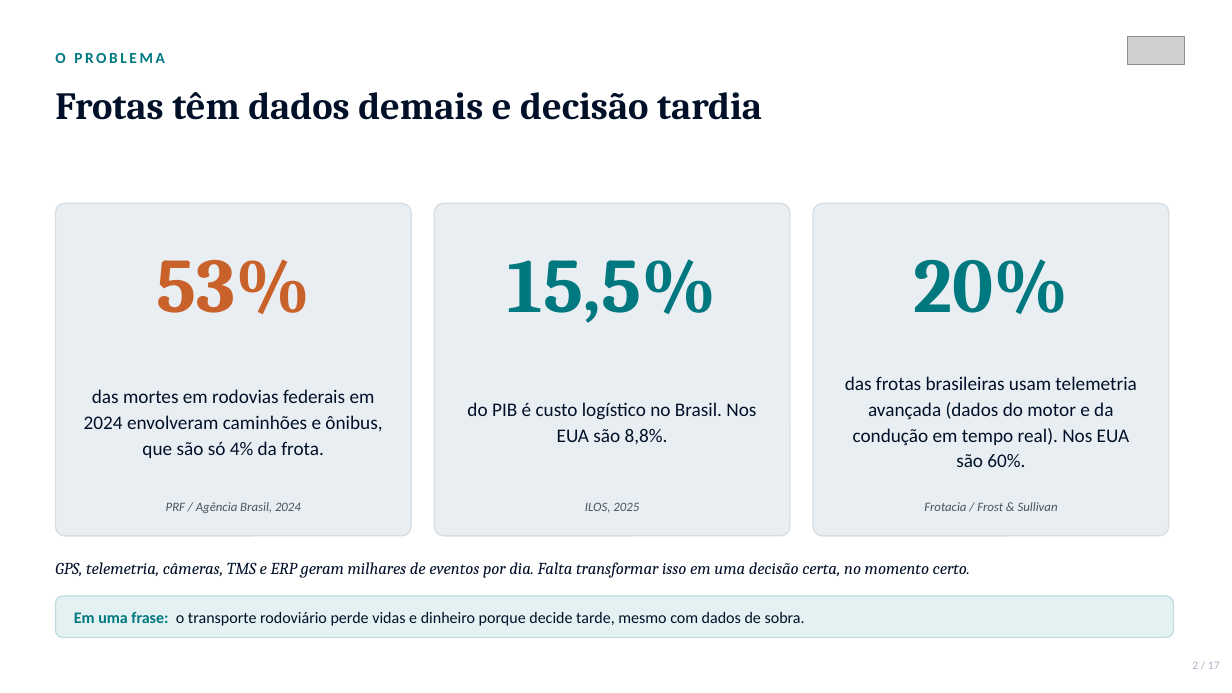
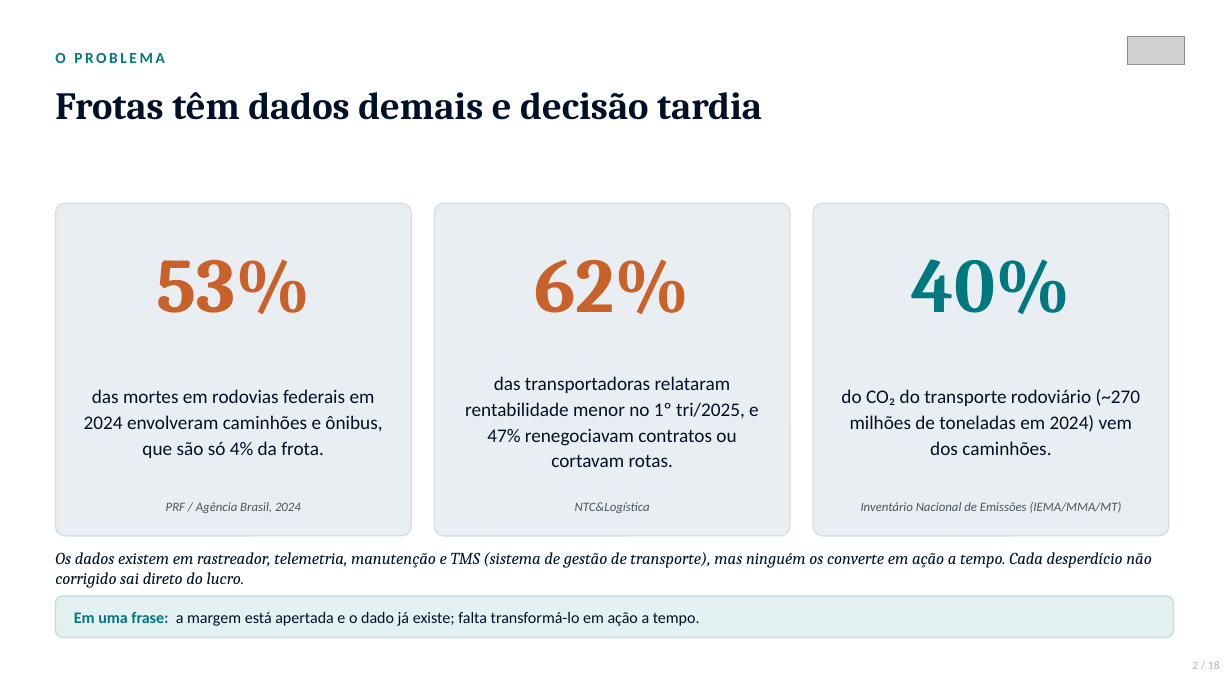
Before and after one commit to phdandrade-pixel/fleetmind-ai, a slide deck: slide 2 of pitch/FleetMind_AI_Apresentacao_Executiva.pptx. Drawn at 1232x693 pixels with LibreOffice and Linux fonts; fonts in the diff are those of the drawing; grey boxes stand for pictures. Boxes give left, top, right and bottom in pixels: in the first picture for what was removed or moved away, otherwise in the second. Text is boxed around its words. In the diff, an @@ line names an element or a change of style, - is before the commit and + after.

```diff
--- a/pitch/FleetMind_AI_Apresentacao_Executiva.pptx
+++ b/pitch/FleetMind_AI_Apresentacao_Executiva.pptx
@@ text at bbox=[534, 259, 690, 314]: text changed; text colour #007880 to #C9622A @@
-15,5%
+62%
@@ text at bbox=[912, 259, 1071, 314]: text changed @@
-20%
+40%
@@ text at bbox=[465, 376, 759, 467]: text changed @@
-do PIB é custo logístico no Brasil. Nos EUA são 8,8%.
+das transportadoras relataram rentabilidade menor no 1º tri/2025, e 47% renegociavam contratos ou cortavam rotas.
@@ text at bbox=[841, 389, 1141, 455]: text changed @@
-das frotas brasileiras usam telemetria avançada (dados do motor e da condução em tempo real). Nos EUA são 60%.
+do CO₂ do transporte rodoviário (~270 milhões de toneladas em 2024) vem dos caminhões.
@@ text at bbox=[575, 502, 650, 513]: text changed @@
-ILOS, 2025
+NTC&Logística
@@ text at bbox=[861, 502, 1122, 513]: text changed @@
-Frotacia / Frost & Sullivan
+Inventário Nacional de Emissões (IEMA/MMA/MT)
@@ text at bbox=[55, 552, 1151, 588]: text changed @@
-GPS, telemetria, câmeras, TMS e ERP geram milhares de eventos por dia. Falta transformar isso em uma decisão certa, no momento certo.
+Os dados existem em rastreador, telemetria, manutenção e TMS (sistema de gestão de transporte), mas ninguém os converte em ação a tempo. Cada desperdício não corrigido sai direto do lucro.
@@ text at bbox=[74, 612, 700, 626]: text changed @@
-Em uma frase: o transporte rodoviário perde vidas e dinheiro porque decide tarde, mesmo com dados de sobra.
+Em uma frase: a margem está apertada e o dado já existe; falta transformá-lo em ação a tempo.
@@ text at bbox=[1192, 661, 1220, 669]: text changed @@
-2 / 17
+2 / 18
```
Also in this commit, not shown: 14 other slides changed, 3 slides added, 2 slides removed, 1 other file.
